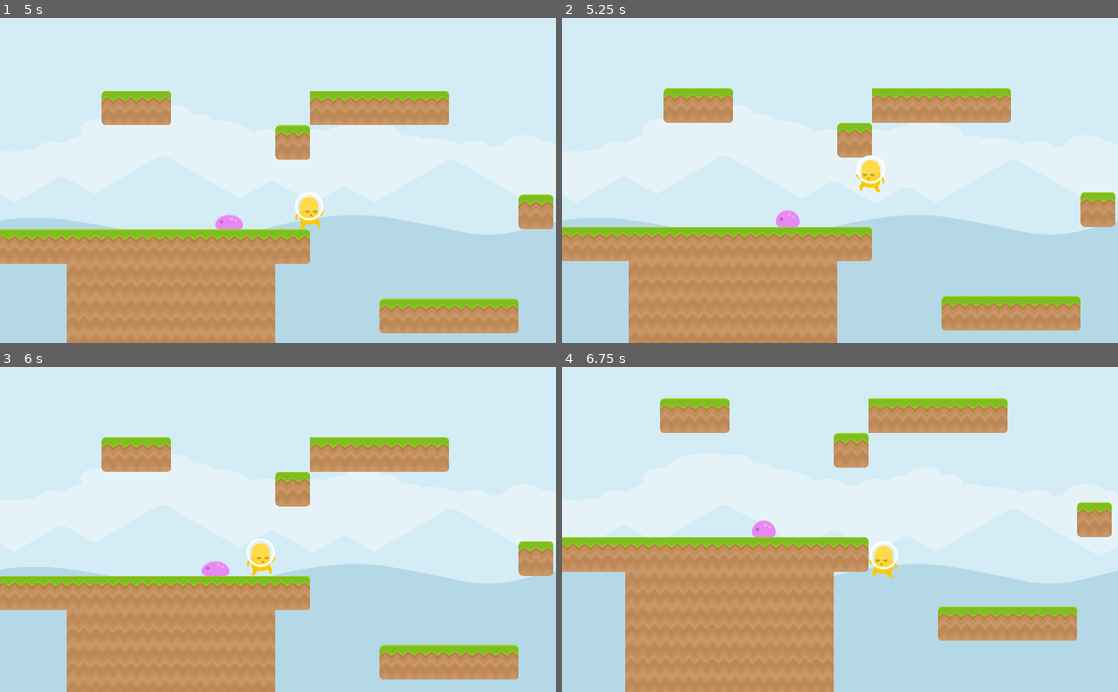
Above: before the commit, frames 1-4 (two rows, left to right).
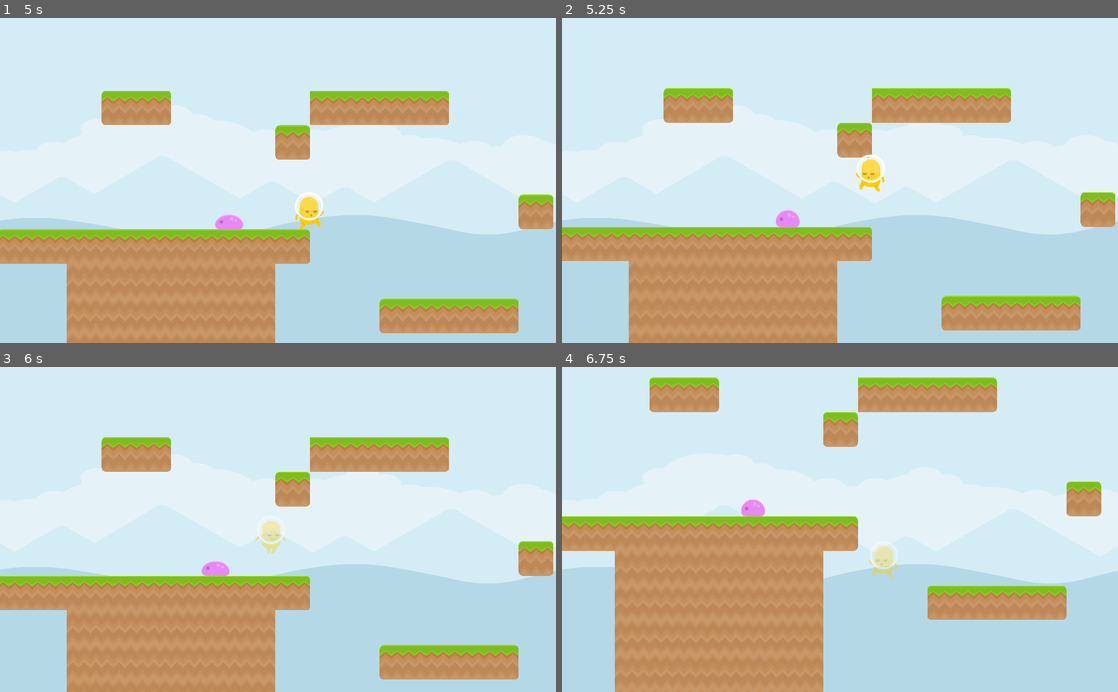
Above: after the commit, the same moments.

Repository: hellensoloviy/murio
Game: Godot game, scene res://Menu.tscn
Two runs of this game, one before a commit and one after it. Both use one fixed random seed, a clock stepped at 60 frames per second and the inputs below.
Inputs:
- Up to frame 1 (5 s): click "Start" at 0.5 s; tap Enter at 1.25 s; hold W (jump) 1.28-2.03 s; hold D (move_right) 1.28-2.78 s; tap W (jump) at 2.1, 2.27, 2.57, 3.6, 3.77, 4.07 s; hold A (move_left) 2.78-3.53 s; hold W (jump) 2.78-3.53 s; hold D (move_right) from 3.53 s (still down); hold W (jump) from 4.28 s (still down)
- Up to frame 2 (5.25 s): release D (move_right) at 5.03 s; release W (jump) at 5.03 s; hold A (move_left) from 5.03 s (still down); tap W (jump) at 5.1 s
- Up to frame 3 (6 s): tap W (jump) at 5.27, 5.57 s; release A (move_left) at 5.78 s; hold D (move_right) from 5.78 s (still down); hold W (jump) from 5.78 s (still down)
- Up to frame 4 (6.75 s): release D (move_right) at 6.53 s; release W (jump) at 6.53 s; hold A (move_left) from 6.53 s (still down); tap W (jump) at 6.6 s

Frame 1 is identical in both runs. In frame 2, 0.1% of the frame differs, in the area x 52-58%, y 41-54%; in frame 3, 0.6%; in frame 4, 21%, in the area x 0-99%, y 3-100%.

Commit message:
MRO-15, add logic for user taking damage and damage state handle;
fix typo; 
MRO-15, add logic for user taking damage and damage state handle; 
MRO-17, upgrade slimes' death logic, added a timer for destroying; 
updated constants naming;

Diff:
--- a/enemies/enemy_slime.gd
+++ b/enemies/enemy_slime.gd
@@ -33,7 +33,26 @@
 
 func _on_top_checker_body_entered(body):
 	sprite.play("hit")
+	set_modulate(Color(1,1,1,0.5))
+
+	pause_mode = true
+
 	speed = 0
-
 	set_collision_layer_bit(4, false)
 	set_collision_mask_bit(0, false)
+	$top_checker.set_collision_layer_bit(4, false)
+	$top_checker.set_collision_mask_bit(0, false)
+	$sides_checker.set_collision_layer_bit(4, false)
+	$sides_checker.set_collision_mask_bit(0, false)
+	$Timer.start()
+
+	#call func of player object to get "reaction"
+	body.bounce_back()
+
+
+func _on_sides_checker_body_entered(body):
+	body.get_hurt(position.x)
+
+func _on_Timer_timeout():
+	#remove itself from the scene
+	queue_free()
--- a/enemies/enemy_slime_purple.tscn
+++ b/enemies/enemy_slime_purple.tscn
@@ -35,6 +35,9 @@
 [sub_resource type="RectangleShape2D" id=3]
 extents = Vector2( 29, 6 )
 
+[sub_resource type="RectangleShape2D" id=4]
+extents = Vector2( 46, 20 )
+
 [node name="enemy_slime" type="KinematicBody2D"]
 collision_layer = 16
 collision_mask = 3
@@ -61,4 +64,18 @@
 position = Vector2( 0, 10 )
 shape = SubResource( 3 )
 
+[node name="sides_checker" type="Area2D" parent="."]
+collision_layer = 0
+
+[node name="CollisionShape2D" type="CollisionShape2D" parent="sides_checker"]
+position = Vector2( 0, 40 )
+shape = SubResource( 4 )
+
+[node name="Timer" type="Timer" parent="."]
+pause_mode = 2
+wait_time = 3.0
+one_shot = true
+
 [connection signal="body_entered" from="top_checker" to="." method="_on_top_checker_body_entered"]
+[connection signal="body_entered" from="sides_checker" to="." method="_on_sides_checker_body_entered"]
+[connection signal="timeout" from="Timer" to="." method="_on_Timer_timeout"]
--- a/player/Player.gd
+++ b/player/Player.gd
@@ -4,9 +4,9 @@
 var score : int = 0
 
 # physics
-var speed : int = 100
-var jumpForce : int = 1200
-const gravity : int = 35
+const SPEED : int = 100
+const JUMP_FORCE : int = -1200
+const GRAVITY : int = 35
 
 var velocity : Vector2 = Vector2()
 
@@ -19,13 +19,13 @@
 
 	# movement inputs
 	if Input.is_action_pressed("move_left"):
-		velocity.x -= speed
+		velocity.x -= SPEED
 	if Input.is_action_pressed("move_right"):
-		velocity.x += speed
+		velocity.x += SPEED
 
 	# jump input
 	if Input.is_action_just_pressed("jump") and is_on_floor():
-		velocity.y -= jumpForce
+		velocity.y = JUMP_FORCE
 
 	if velocity.y > 0 and not is_on_floor():
 		$Sprite.play("jump")
@@ -48,8 +48,37 @@
 		sprite.flip_h = false
 
 	# gravity
-	velocity.y = velocity.y + gravity
+	velocity.y = velocity.y + GRAVITY
 
 	velocity = move_and_slide(velocity, Vector2.UP)
 
 	velocity.x = lerp(velocity.x,0,0.2)
+
+
+func bounce_back():
+	velocity.y = JUMP_FORCE * 0.7
+
+func get_hurt(var enemy_position_x):
+
+	on_demage_taken_state(true)
+
+	velocity.y = JUMP_FORCE * 0.5
+	if position.x < enemy_position_x:
+		velocity.x =  -700
+	elif position.x > enemy_position_x:
+		velocity.x = 700
+
+
+func on_demage_taken_state(var is_on):
+	if is_on:
+		set_modulate(Color(1,1,1,0.4))
+		$demage_taken.start()
+	else:
+		set_modulate(Color(1,1,1,1))
+
+	set_collision_layer_bit(0, not is_on)
+	set_collision_mask_bit(4, not is_on)
+
+
+func _on_demage_taken_timeout():
+	on_demage_taken_state(false)
--- a/player/player_yellow.tscn
+++ b/player/player_yellow.tscn
@@ -59,3 +59,9 @@
 [node name="CollisionShape2D" type="CollisionShape2D" parent="."]
 position = Vector2( 0, -62.9426 )
 shape = SubResource( 2 )
+
+[node name="demage_taken" type="Timer" parent="."]
+wait_time = 3.5
+one_shot = true
+
+[connection signal="timeout" from="demage_taken" to="." method="_on_demage_taken_timeout"]
Not shown: 1 places in enemies/enemy_slime_purple.tscn that only renumber resources
